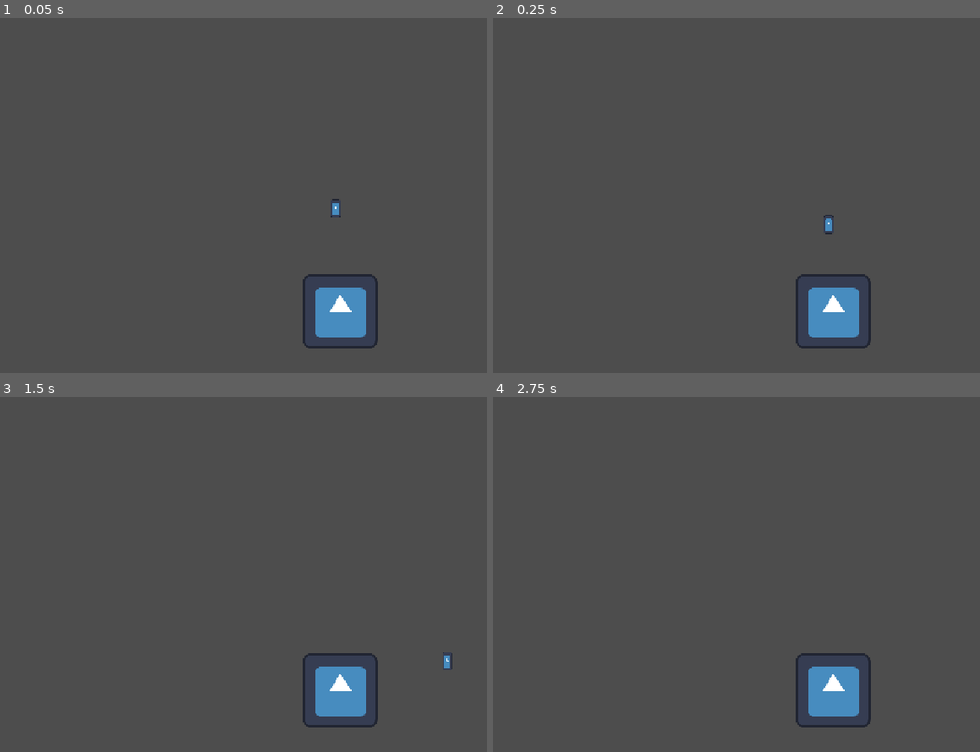
Above: before the commit, frames 1-4 (two rows, left to right).
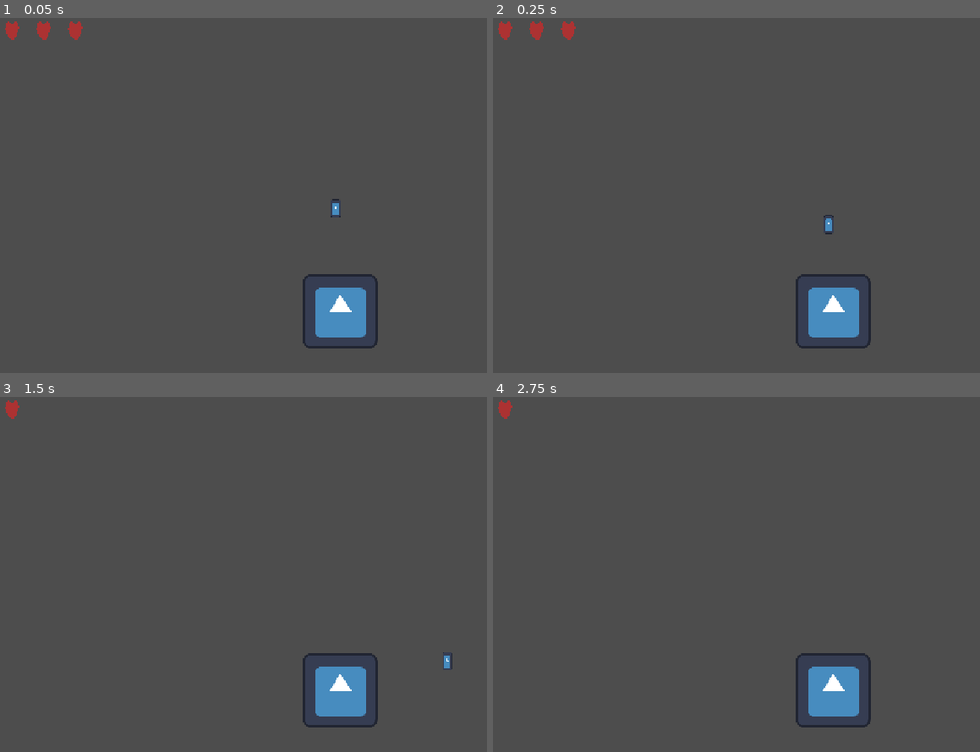
Above: after the commit, the same moments.

Repository: SwizzCheese/UTGameJam2026
Game: Godot game, scene res://Scenes/root.tscn
Two runs of this game, one before a commit and one after it. Both use one fixed random seed, a clock stepped at 60 frames per second and the inputs below. The engine's default icon, where the game draws it, is replaced by a stand-in: a white triangle on a blue panel in a dark square.
Inputs:
- Up to frame 1 (0.05 s): no input
- Up to frame 2 (0.25 s): no input
- Up to frame 3 (1.5 s): tap Enter at 0.5 s; hold O (add_heart) 0.53-1.28 s; hold Right (right) from 0.53 s (still down); tap Up (up) at 0.77 s; tap Q (removehart) at 0.8, 1.35 s; tap Space at 1.25 s
- Up to frame 4 (2.75 s): tap Up (up) at 1.52 s; tap O (add_heart) at 1.55 s; tap Enter at 2 s; release Right (right) at 2.03 s; hold Left (left) from 2.03 s (still down); hold O (add_heart) from 2.03 s (still down); tap Q (removehart) at 2.3 s

The runs differ from the first frame. In frame 1, 0.3% of the frame differs, in the area x 1-18%, y 0-7%; in frame 2, 0.3%; in frame 3, 0.1%; in frame 4, 0.1%.

Commit message:
Heart system basically works

Diff:
--- a/Scenes/Health.tscn
+++ b/Scenes/Health.tscn
@@ -1,9 +1,11 @@
 [gd_scene format=3 uid="uid://26grbe26lnus"]
 
 [ext_resource type="Script" uid="uid://cn402qmtlpdkb" path="res://Scripts/HeartHealth.gd" id="1_2docl"]
+[ext_resource type="Script" uid="uid://cy20va8dqbwg4" path="res://Scripts/health.gd" id="1_3e1s5"]
 [ext_resource type="Texture2D" uid="uid://d2c1df5bbyl3n" path="res://Assets/Heart.png" id="2_3e1s5"]
 
 [node name="Health" type="Node2D" unique_id=802376835]
+script = ExtResource("1_3e1s5")
 
 [node name="Health" type="CanvasLayer" parent="." unique_id=1732881610]
 
@@ -19,6 +21,8 @@
 
 [node name="Heart2" type="TextureRect" parent="Health/HBoxContainer" unique_id=731122612]
 layout_mode = 2
+texture = ExtResource("2_3e1s5")
 
 [node name="Heart3" type="TextureRect" parent="Health/HBoxContainer" unique_id=1812133854]
 layout_mode = 2
+texture = ExtResource("2_3e1s5")
--- a/Scenes/root.tscn
+++ b/Scenes/root.tscn
@@ -4,6 +4,7 @@
 [ext_resource type="Script" uid="uid://et6nuewvesj1" path="res://Scripts/entity_root.gd" id="2_8pvmw"]
 [ext_resource type="Script" uid="uid://bu4jtrlaawd13" path="res://Scripts/effect_root.gd" id="3_vnucn"]
 [ext_resource type="Script" uid="uid://bkg50g1x3s4d7" path="res://Scripts/hud_root.gd" id="4_c3mwy"]
+[ext_resource type="PackedScene" uid="uid://26grbe26lnus" path="res://Scenes/Health.tscn" id="5_4g5cr"]
 
 [node name="Root" type="Node" unique_id=1985020797]
 script = ExtResource("1_i04dx")
@@ -29,6 +30,8 @@
 offset_bottom = 40.0
 script = ExtResource("4_c3mwy")
 
+[node name="Health" parent="HudLayer/HudRoot" unique_id=802376835 instance=ExtResource("5_4g5cr")]
+
 [node name="PauseLayer" type="CanvasLayer" parent="." unique_id=1054137064]
 
 [node name="PauseRoot" type="Control" parent="PauseLayer" unique_id=1611380900]
--- a/Scripts/HeartHealth.gd
+++ b/Scripts/HeartHealth.gd
@@ -8,7 +8,7 @@
 
 
 var Health = 3
-var heartz : Array[TextureRect] = [$Heart,$Heart2,$Heart3]
+@onready var heartz : Array[TextureRect] = [$Heart,$Heart2,$Heart3]
 
 func _input(event: InputEvent) -> void:
 	if event.is_action_pressed("add_heart"):
@@ -24,16 +24,18 @@
 
 func playerhurt(lost: int):
 	#loses health
-	for loop: int in Health-lost:
-		heartz[Health-lost].visible = 1 < Health
+	print("current health is: "+ str(lost)+ " hearts\nHealth is : "+ str(Health))
+	for  i in range(0, Health-lost):
+		heartz[Health-i-1].hide()
 		Health -= 1
+
 func playerrep(rep: int):
 	#replinishes health
-	for loop: int in Health+rep:
-		heartz[Health+rep].visible = 1 >Health
+	for i in range(0, rep-Health):
+		heartz[Health+i].show()
 		Health += 1
 
 func respawnz():
 	#respawns all the health back
-	for loop: int in Health:
-		heartz[Health].visible	= 1
+	for  i in Health:
+		heartz[Health].show()
--- /dev/null
+++ b/Scripts/health.gd
@@ -0,0 +1,13 @@
+extends Node2D
+
+
+func playerhurt(lost: int):
+	$Health/HBoxContainer.playerhurt(lost)
+
+func playerrep(rep: int):
+	#replinishes health
+	$Health/HBoxContainer.playerrep(rep)
+
+func respawnz():
+	#respawns all the health back
+	$Health/HBoxContainer.respawnz()
--- a/Scripts/hud_root.gd
+++ b/Scripts/hud_root.gd
@@ -1,5 +1,6 @@
 extends Control
 
+@onready var health: Node2D = $Health
 
 # Called when the node enters the scene tree for the first time.
 func _ready() -> void:
@@ -9,6 +10,7 @@
 
 func redraw_hearts(lives: int) -> void:
 	print("Player hurt (HUD)")
+	health.playerhurt(lives)
 
 func player_died() -> void:
 	print("Player died (HUD)")
--- a/Scripts/wiizard.gd
+++ b/Scripts/wiizard.gd
@@ -120,7 +120,8 @@
 	health = health - damage_array[0]
 	if health <= 0:
 		destroyed()
-	Global.player_hurt.emit(health)
+	else:
+		Global.player_hurt.emit(health)
 	$hitbox/hitbox_collision.set_deferred("disabled", true)
 	invincible_timer.start()
 
Not shown, added: Scripts/health.gd.uid
